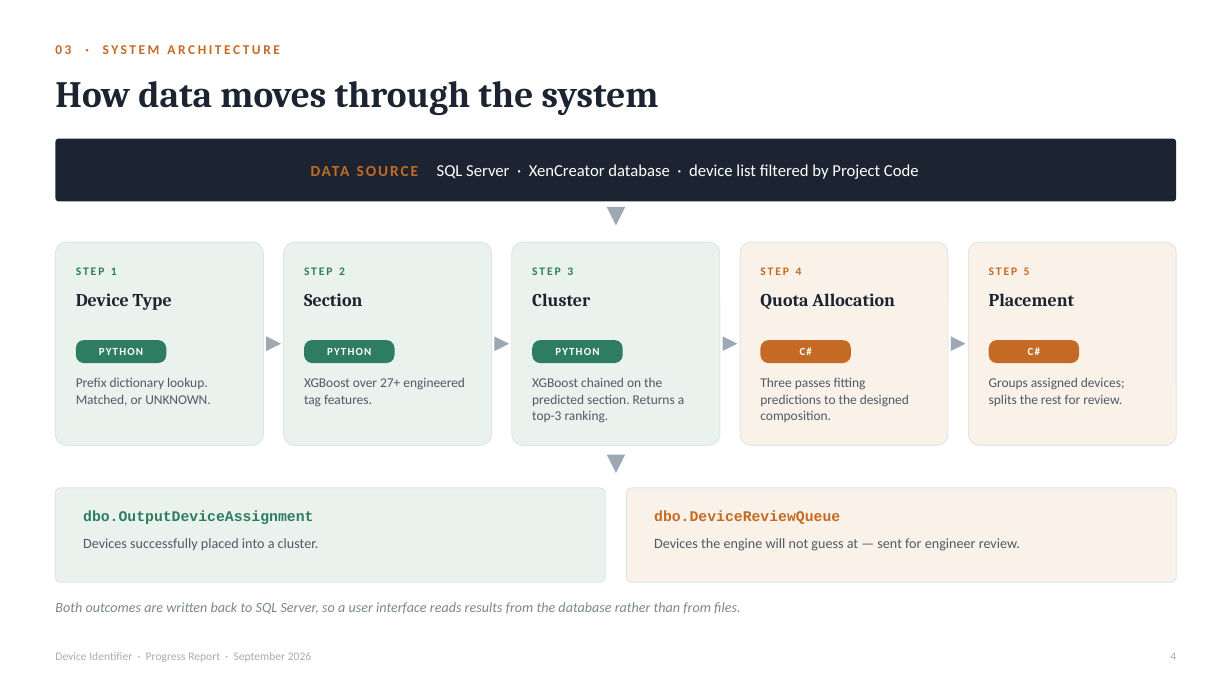
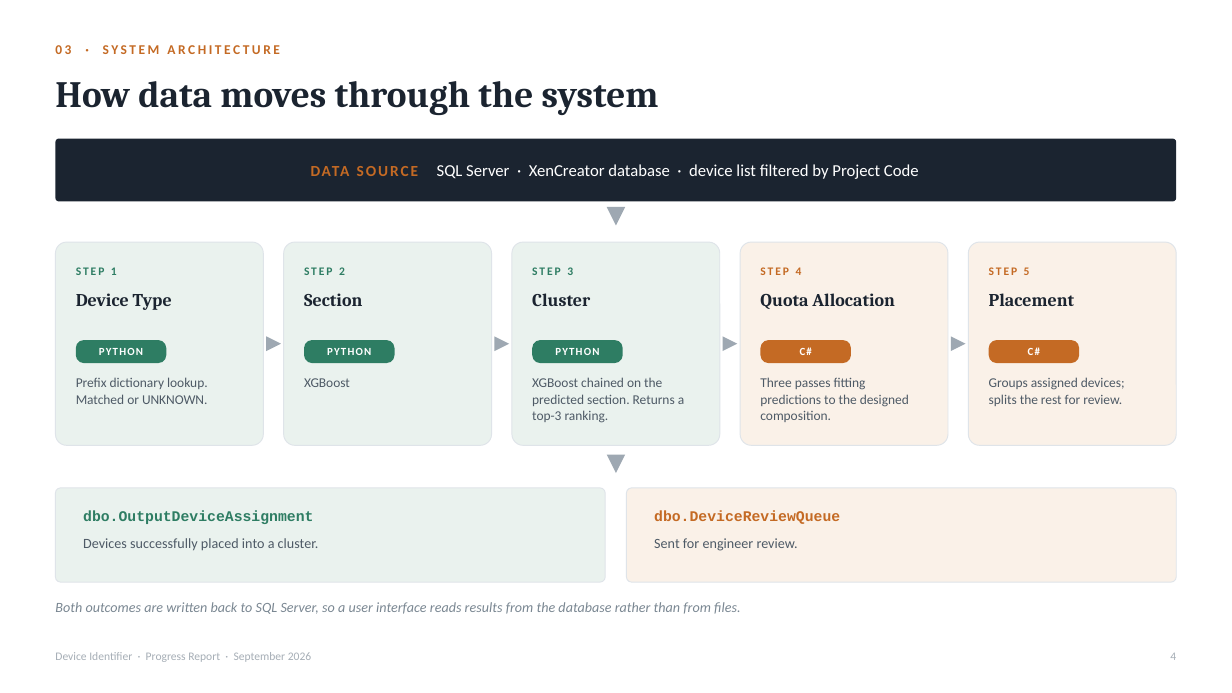
Before and after one commit to Syaziyah30/DeviceCluster, a slide deck: slide 5 of handoff/DeviceIdentifierProgress.pptx (slide 4 before the commit). Drawn at 1232x693 pixels with LibreOffice and Linux fonts; fonts in the diff are those of the drawing. Boxes give left, top, right and bottom in pixels: in the first picture for what was removed or moved away, otherwise in the second. Text is boxed around its words. In the diff, an @@ line names an element or a change of style, - is before the commit and + after.

```diff
--- a/handoff/DeviceIdentifierProgress.pptx
+++ b/handoff/DeviceIdentifierProgress.pptx
@@ text at [76,377,208,404]: text changed @@
-Prefix dictionary lookup. Matched, or UNKNOWN.
+Prefix dictionary lookup. Matched or UNKNOWN.
@@ text at [304,378,350,387]: text changed @@
-XGBoost over 27+ engineered tag features.
+XGBoost
@@ text at [654,538,798,551]: text changed @@
-Devices the engine will not guess at — sent for engineer review.
+Sent for engineer review.
```
Also in this commit, not shown: 15 other slides changed, 6 slides added.
